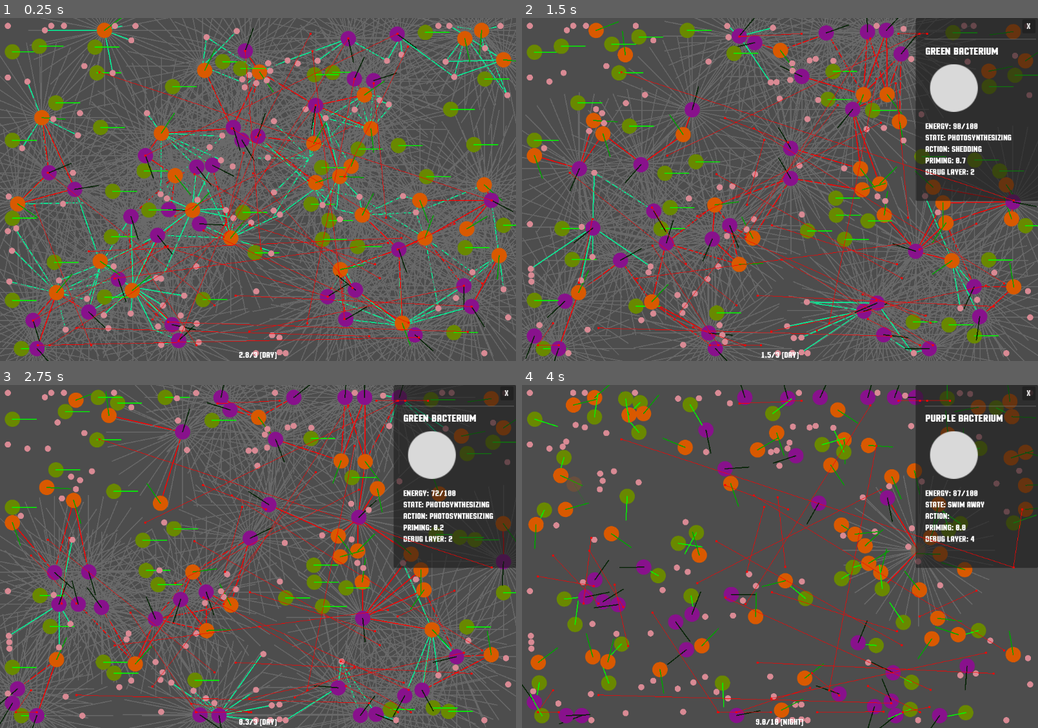
Above: before the commit, frames 1-4 (two rows, left to right).
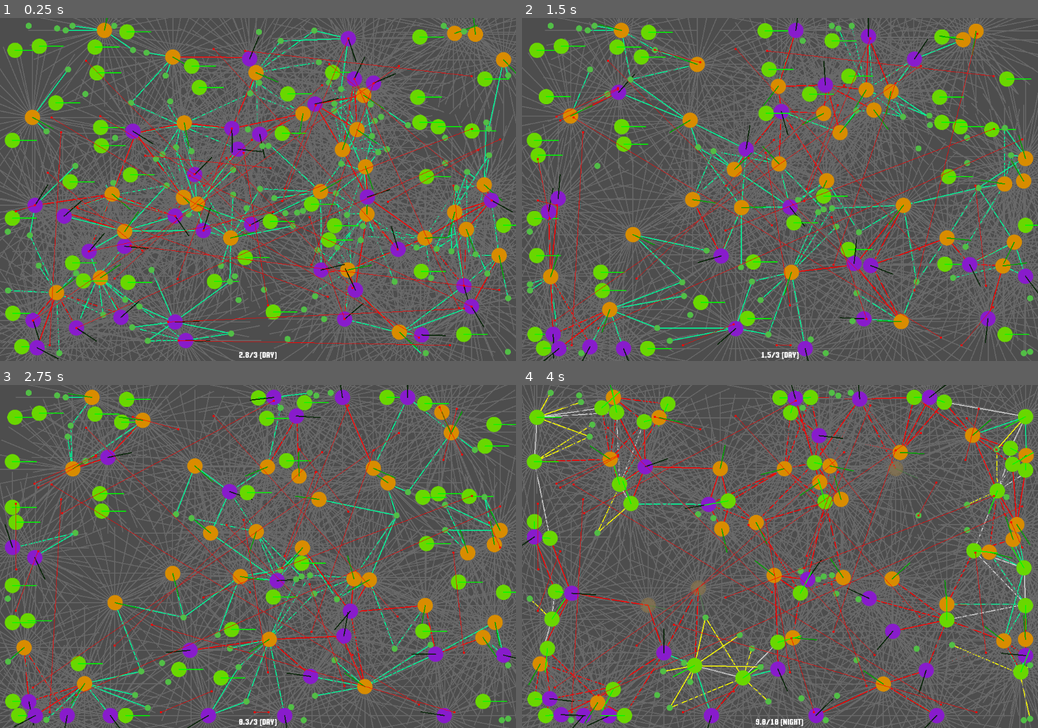
Above: after the commit, the same moments.

Repository: blekki/Bacteriostat
Game: Godot game, scene res://src/bacteriostat/bacteriostat.tscn
Two runs of this game, one before a commit and one after it. Both use one fixed random seed, a clock stepped at 60 frames per second and the inputs below.
Inputs (mouse positions are in pixels of both pictures, inside the frame that each line leads up to):
- Up to frame 1 (0.25 s): no input
- Up to frame 2 (1.5 s): drag from (681, 158) to (852, 72) at 0.52 s; drag from (852, 72) to (661, 230) at 1.27 s
- Up to frame 3 (2.75 s): move the mouse to (108, 631) at 2.02 s; click (108, 631) at 2.17 s
- Up to frame 4 (4 s): drag from (743, 714) to (681, 583) at 2.77 s; drag from (996, 539) to (614, 679) at 3.52 s

The runs differ from the first frame. In frame 1, 41% of the frame differs, in the area x 0-100%, y 0-100%; in frame 2, 55%; in frame 3, 55%; in frame 4, 60%.

Commit message:
Change a bit inheritance of parameters

Diff:
--- a/src/bacterium/bacterium.gd
+++ b/src/bacterium/bacterium.gd
@@ -31,7 +31,7 @@
 func _ready():
 	super()
 	max_energy = 100
-	energy = 90
+	energy = _random.randi_range(15, 25)
 
 func _physics_process(delta: float) -> void:
 	behavior_state.do_task(self)
--- a/src/bacterium/bacterium.tscn
+++ b/src/bacterium/bacterium.tscn
@@ -5,6 +5,7 @@
 [ext_resource type="Script" uid="uid://d0q81esm3nag4" path="res://src/bacterium/action_priming.gd" id="3_0p2cm"]
 
 [node name="Bacterium" unique_id=1553382449 instance=ExtResource("1_do35s")]
+scale = Vector2(0.5, 0.5)
 script = ExtResource("2_wpy8d")
 acceleration = 10.0
 max_speed = 600.0
--- a/src/energy_cell/energy_cell.gd
+++ b/src/energy_cell/energy_cell.gd
@@ -4,9 +4,10 @@
 var cell_name: String = "Energy Cell"
 
 # <> Methods section <>
-func _init():
-	max_energy = 6000
-	scale *= 0.4
+func _ready():
+	super()
+	max_energy = 25
+	energy = _random.randi_range(5, 12)
 	# todo: set texture
 
 func _physics_process(delta: float) -> void:
--- a/src/energy_cell/energy_cell.tscn
+++ b/src/energy_cell/energy_cell.tscn
@@ -1,7 +1,11 @@
 [gd_scene format=3 uid="uid://c47vlux1sva1s"]
 
 [ext_resource type="PackedScene" uid="uid://bo1y1apxgdai4" path="res://src/entity/entity.tscn" id="1_3a1qc"]
-[ext_resource type="Script" uid="uid://cbxsc2mprx64n" path="res://src/energy_cell/energy_cell.gd" id="2_bjre1"]
+[ext_resource type="Script" uid="uid://bs6qv8dqtkfbu" path="res://src/energy_cell/energy_cell.gd" id="2_bjre1"]
 
-[node name="EnergyCell2" unique_id=1553382449 instance=ExtResource("1_3a1qc")]
+[node name="EnergyCell" unique_id=1553382449 instance=ExtResource("1_3a1qc")]
+scale = Vector2(0.2, 0.2)
 script = ExtResource("2_bjre1")
+
+[node name="Texture" parent="." index="0" unique_id=314057492]
+self_modulate = Color(0.37981972, 0.8739389, 0.3236056, 1)
--- a/src/entity/entity.tscn
+++ b/src/entity/entity.tscn
@@ -11,14 +11,12 @@
 
 [node name="Entity" type="CharacterBody2D" unique_id=1553382449]
 z_index = -1
-scale = Vector2(0.5, 0.5)
 collision_layer = 4
 collision_mask = 5
 script = ExtResource("1_jrrsu")
 metadata/_edit_group_ = true
 
 [node name="Texture" type="Sprite2D" parent="." unique_id=314057492]
-modulate = Color(1, 0.635881, 0.6829141, 1)
 texture = ExtResource("2_jsgn5")
 
 [node name="Collision" type="CollisionShape2D" parent="." unique_id=299581857]
